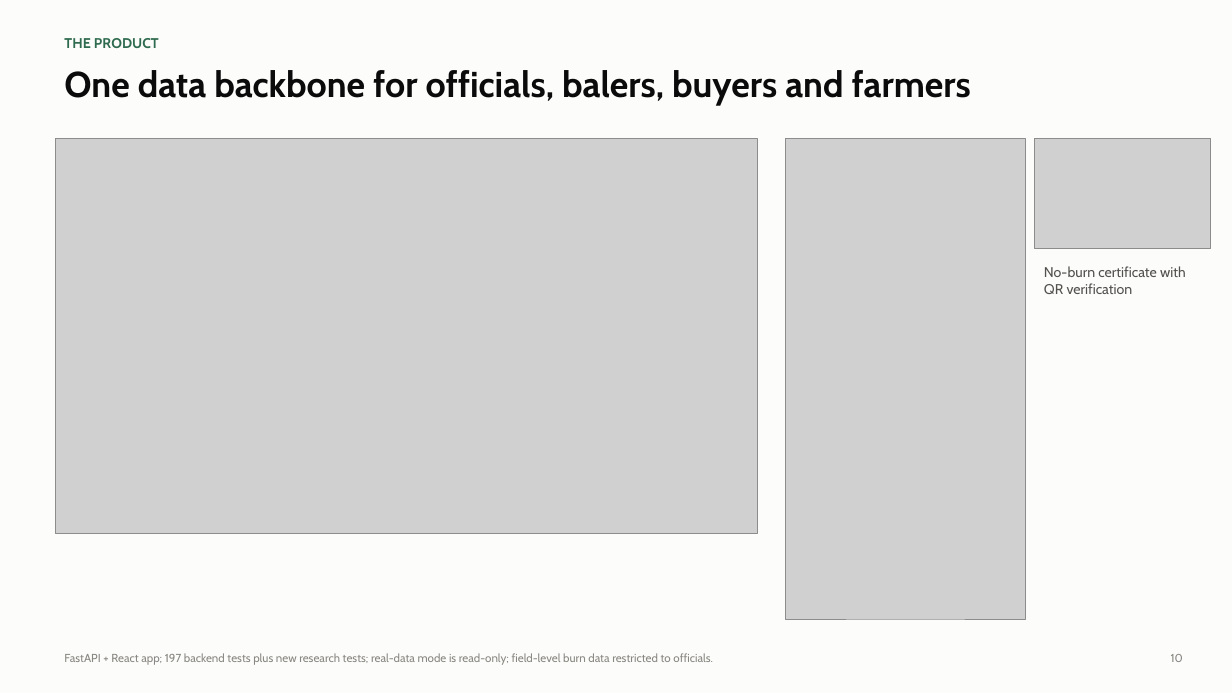
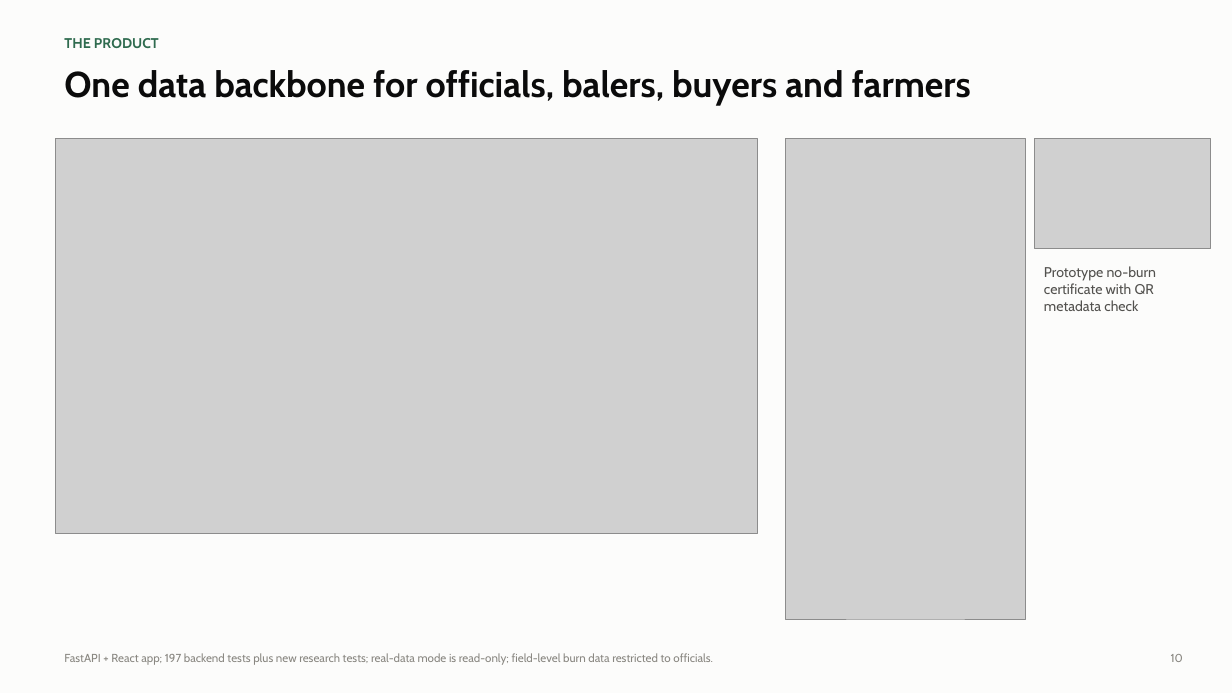
Before and after one commit to AshbinSaji2006/parali-se-paisa, a slide deck: slide 10 of reports/pitch/Parali_Se_Paisa_Greenovators2026.pptx. Drawn at 1232x693 pixels with LibreOffice and Linux fonts; fonts in the diff are those of the drawing; grey boxes stand for pictures. Boxes give left, top, right and bottom in pixels: in the first picture for what was removed or moved away, otherwise in the second. Text is boxed around its words. In the diff, an @@ line names an element or a change of style, - is before the commit and + after.

```diff
--- a/reports/pitch/Parali_Se_Paisa_Greenovators2026.pptx
+++ b/reports/pitch/Parali_Se_Paisa_Greenovators2026.pptx
@@ text at [1044, 266, 1156, 311]: text changed @@
-No-burn certificate with QR verification
+Prototype no-burn certificate with QR metadata check
```
Also in this commit, not shown: 4 other slides changed, 2 other files.
